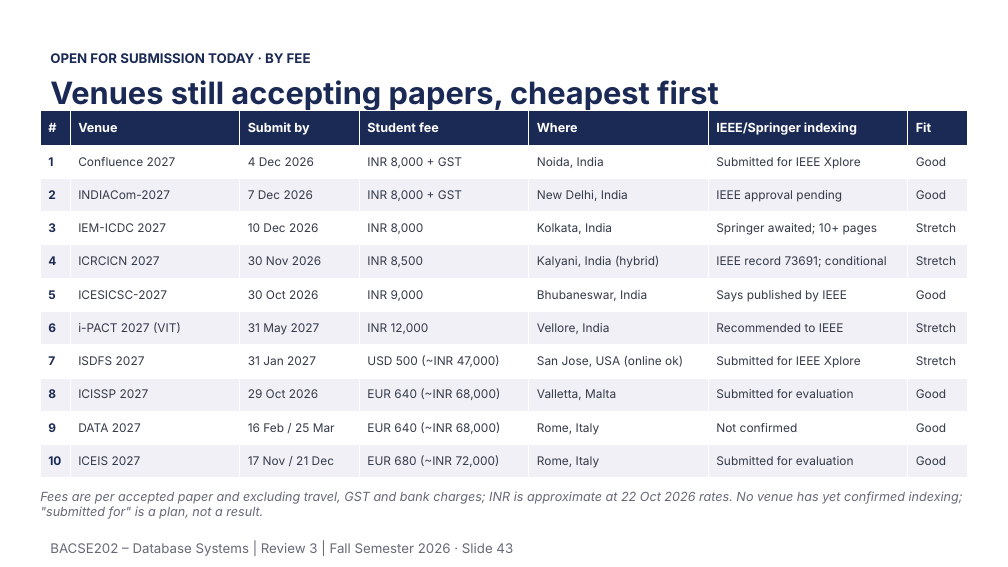
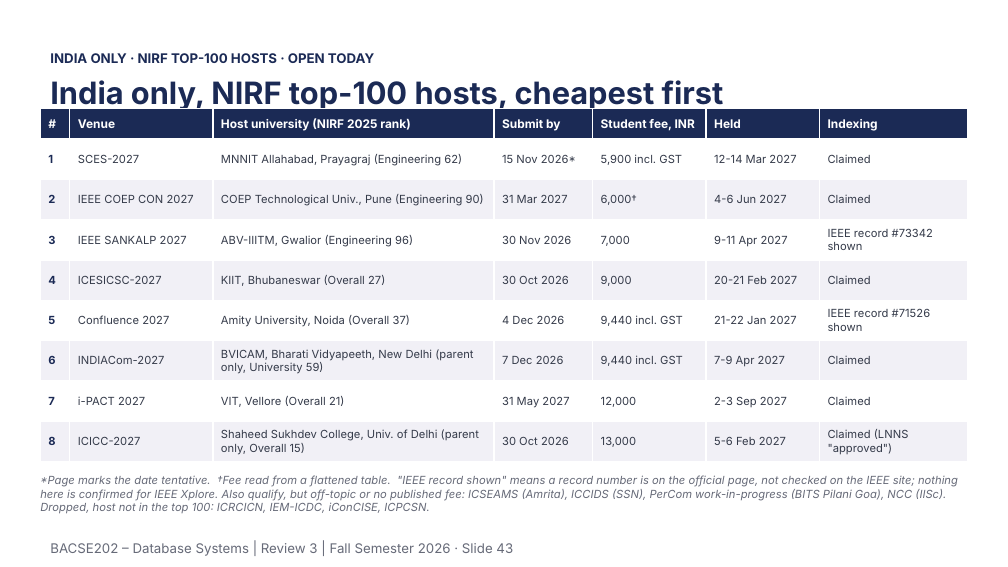
Before and after one commit to Tharakeshtj/polyvote-election-platform, a slide deck: slide 43 of docs/PolyVote_Review3_Final.pptx. Drawn at 1008x567 pixels with LibreOffice and Linux fonts; fonts in the diff are those of the drawing; background and template pictures are left out. Boxes give left, top, right and bottom in pixels: in the first picture for what was removed or moved away, otherwise in the second. Text is boxed around its words. In the diff, an @@ line names an element or a change of style, - is before the commit and + after.

```diff
--- a/docs/PolyVote_Review3_Final.pptx
+++ b/docs/PolyVote_Review3_Final.pptx
@@ text at [50, 53, 374, 63]: text changed @@
-OPEN FOR SUBMISSION TODAY · BY FEE
+INDIA ONLY · NIRF TOP-100 HOSTS · OPEN TODAY
@@ text at [50, 80, 724, 111]: text changed @@
-Venues still accepting papers, cheapest first
+India only, NIRF top-100 hosts, cheapest first
@@ table at [40, 109, 969, 462] @@
-row 1: # | Venue | Submit by | Student fee | Where | IEEE/Springer indexing | Fit
-row 2: 1 | Confluence 2027 | 4 Dec 2026 | INR 8,000 + GST | Noida, India | Submitted for IEEE Xplore | Good
-row 3: 2 | INDIACom-2027 | 7 Dec 2026 | INR 8,000 + GST | New Delhi, India | IEEE approval pending | Good
-row 4: 3 | IEM-ICDC 2027 | 10 Dec 2026 | INR 8,000 | Kolkata, India | Springer awaited; 10+ pages | Stretch
-row 5: 4 | ICRCICN 2027 | 30 Nov 2026 | INR 8,500 | Kalyani, India (hybrid) | IEEE record 73691; conditional | Stretch
-row 6: 5 | ICESICSC-2027 | 30 Oct 2026 | INR 9,000 | Bhubaneswar, India | Says published by IEEE | Good
-row 7: 6 | i-PACT 2027 (VIT) | 31 May 2027 | INR 12,000 | Vellore, India | Recommended to IEEE | Stretch
-row 8: 7 | ISDFS 2027 | 31 Jan 2027 | USD 500 (~INR 47,000) | San Jose, USA (online ok) | Submitted for IEEE Xplore | Stretch
-row 9: 8 | ICISSP 2027 | 29 Oct 2026 | EUR 640 (~INR 68,000) | Valletta, Malta | Submitted for evaluation | Good
-row 10: 9 | DATA 2027 | 16 Feb / 25 Mar | EUR 640 (~INR 68,000) | Rome, Italy | Not confirmed | Good
-row 11: 10 | ICEIS 2027 | 17 Nov / 21 Dec | EUR 680 (~INR 72,000) | Rome, Italy | Submitted for evaluation | Good
+row 1: # | Venue | Host university (NIRF 2025 rank) | Submit by | Student fee, INR | Held | Indexing
+row 2: 1 | SCES-2027 | MNNIT Allahabad, Prayagraj (Engineering 62) | 15 Nov 2026* | 5,900 incl. GST | 12-14 Mar 2027 | Claimed
+row 3: 2 | IEEE COEP CON 2027 | COEP Technological Univ., Pune (Engineering 90) | 31 Mar 2027 | 6,000† | 4-6 Jun 2027 | Claimed
+row 4: 3 | IEEE SANKALP 2027 | ABV-IIITM, Gwalior (Engineering 96) | 30 Nov 2026 | 7,000 | 9-11 Apr 2027 | IEEE record #73342 shown
+row 5: 4 | ICESICSC-2027 | KIIT, Bhubaneswar (Overall 27) | 30 Oct 2026 | 9,000 | 20-21 Feb 2027 | Claimed
+row 6: 5 | Confluence 2027 | Amity University, Noida (Overall 37) | 4 Dec 2026 | 9,440 incl. GST | 21-22 Jan 2027 | IEEE record #71526 shown
+row 7: 6 | INDIACom-2027 | BVICAM, Bharati Vidyapeeth, New Delhi (parent only, University 59) | 7 Dec 2026 | 9,440 incl. GST | 7-9 Apr 2027 | Claimed
+row 8: 7 | i-PACT 2027 | VIT, Vellore (Overall 21) | 31 May 2027 | 12,000 | 2-3 Sep 2027 | Claimed
+row 9: 8 | ICICC-2027 | Shaheed Sukhdev College, Univ. of Delhi (parent only, Overall 15) | 30 Oct 2026 | 13,000 | 5-6 Feb 2027 | Claimed (LNNS "approved")
@@ text at [40, 475, 958, 514]: text changed; size 9 to 8 pt @@
-Fees are per accepted paper and excluding travel, GST and bank charges; INR is approximate at 22 Oct 2026 rates. No venue has yet confirmed indexing; "submitted for" is a plan, not a result.
+*Page marks the date tentative. †Fee read from a flattened table. "IEEE record shown" means a record number is on the official page, not checked on the IEEE site; nothing here is confirmed for IEEE Xplore. Also qualify, but off-topic or no published fee: ICSEAMS (Amrita), ICCIDS (SSN), PerCom work-in-progress (BITS Pilani Goa), NCC (IISc). Dropped, host not in the top 100: ICRCICN, IEM-ICDC, iConCISE, ICPCSN.
```
Also in this commit, not shown: 1 other slide changed, 1 slide added, 1 slide removed, 4 other files.
